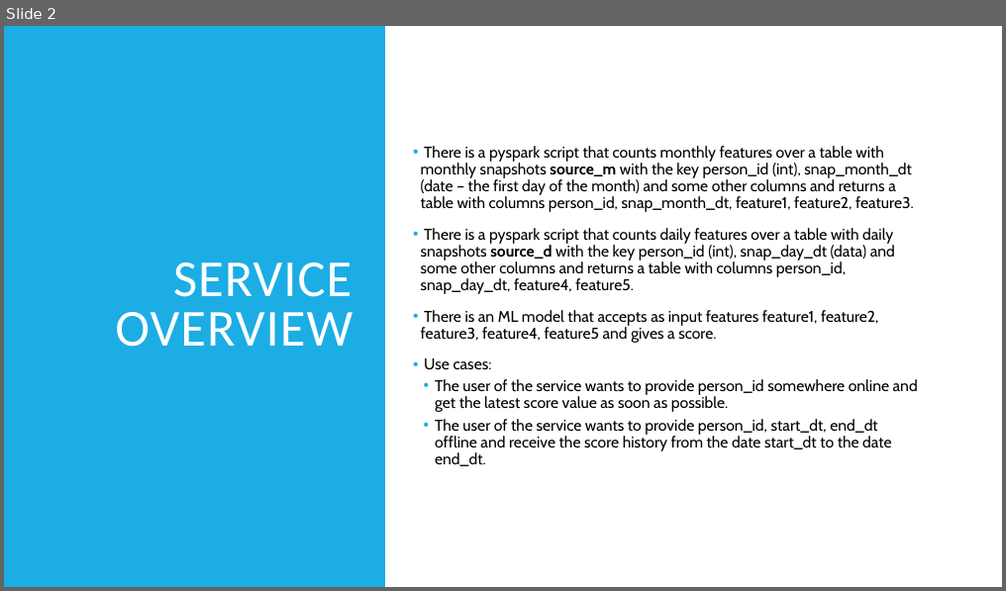
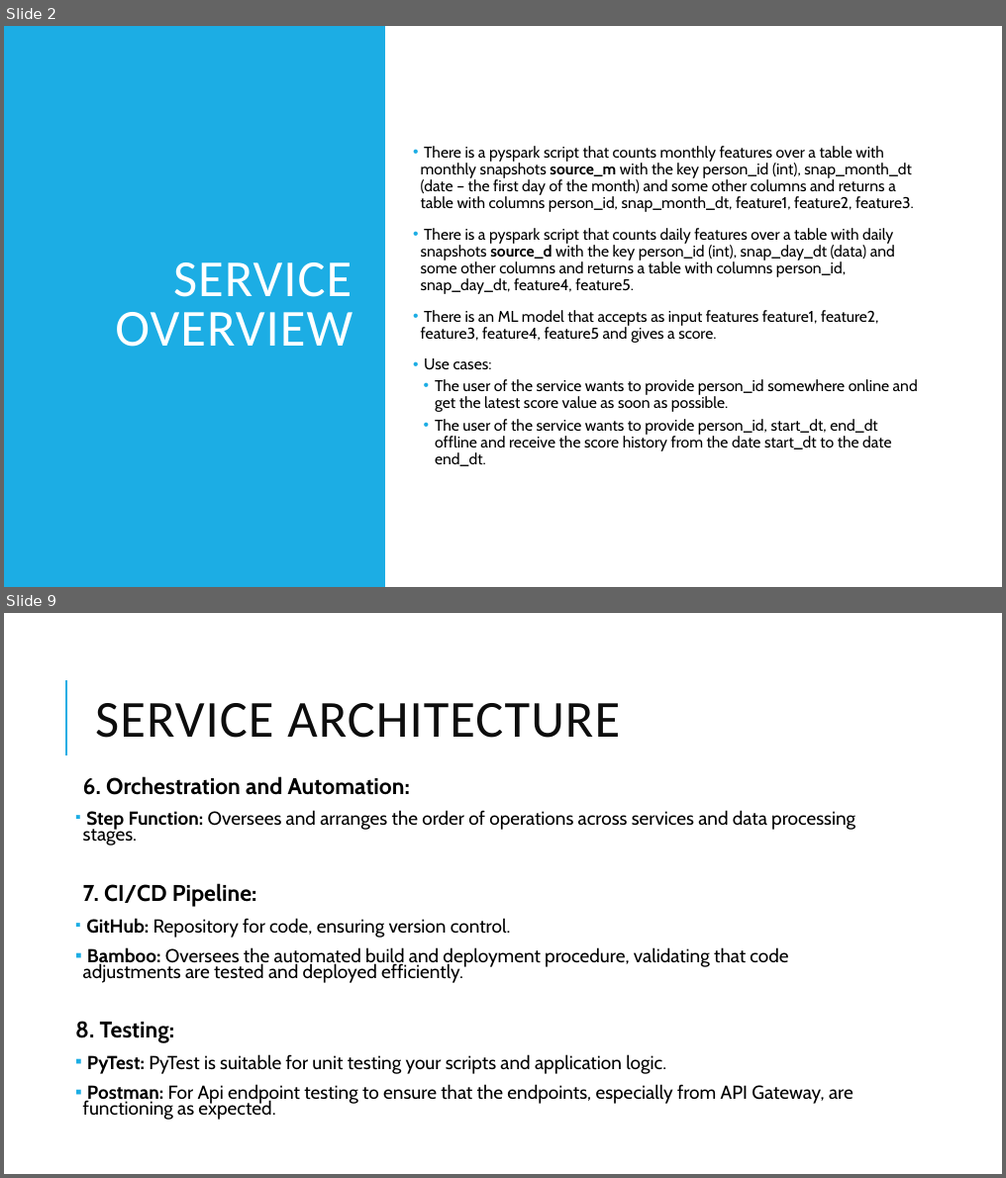
Before and after one commit to VolodymyrPavliv/score_sight, a slide deck: Score Sight Service.pptx. Shown one above the other, each under a label of ours: slide 2 before the commit, slides 2 and 9 after it; the slides between them are not shown. The pictures are 1006x591 and 1006x1178 pixels, drawn with LibreOffice and Linux fonts; fonts in the diff are those of the drawing. Boxes give left, top, right and bottom in pixels: in the first picture for what was removed or moved away, otherwise in the second. Text is boxed around its words. In the diff, an @@ line names an element or a change of style, - is before the commit and + after.

Commit message:
Complet Score Sight Service presantation

```diff
--- a/Score Sight Service.pptx
+++ b/Score Sight Service.pptx
@@ slide 9 added at <box>4,613,1002,1174</box>, background #FFFFFF @@
@@ line added from (66, 756) to (66, 680), #1CADE4 1.5 pt @@
@@ title added at <box>95,703,620,738</box>, 50 pt, text #0D0D0D @@
+SERVICE ARCHITECTURE
@@ text added at <box>75,776,855,1120</box>, 18.1 pt, text #000000 @@
+  6. Orchestration and Automation:
+▪ Step Function: Oversees and arranges the order of operations across services and data processing stages.
+  7. CI/CD Pipeline:
+▪ GitHub: Repository for code, ensuring version control.
+▪ Bamboo: Oversees the automated build and deployment procedure, validating that code adjustments are tested and deployed efficiently.
+8. Testing:
+▪ PyTest: PyTest is suitable for unit testing your scripts and application logic.
+▪ Postman: For Api endpoint testing to ensure that the endpoints, especially from API Gateway, are functioning as expected.
```
Also in this commit, not shown: 1 slide changed, 5 other slides added.
